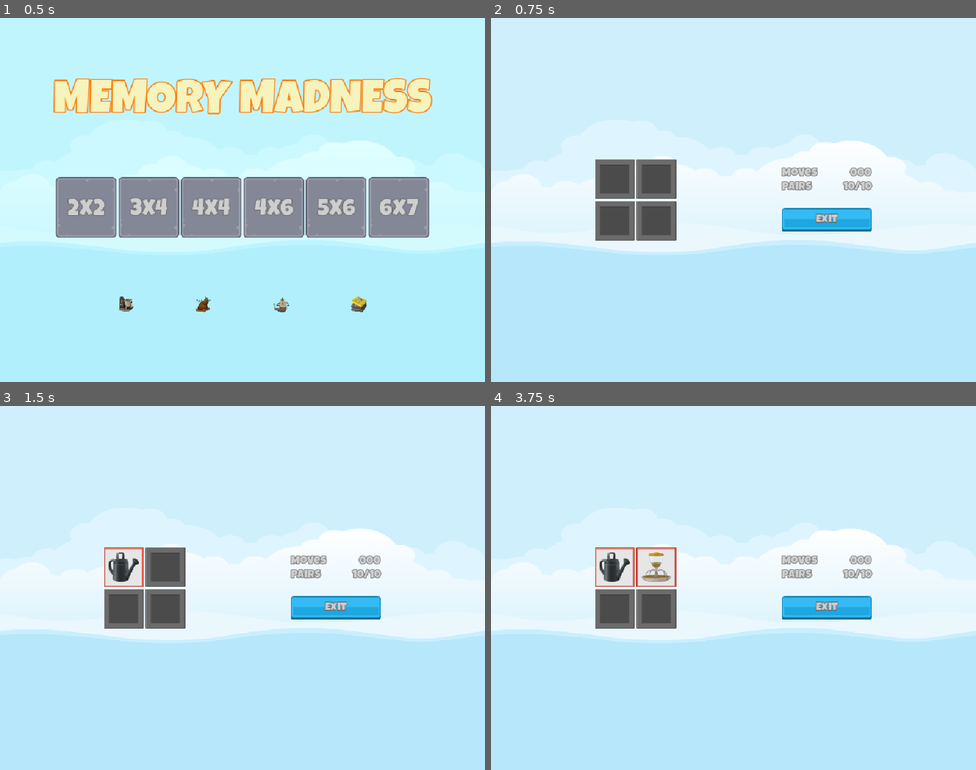
Above: before the commit, frames 1-4 (two rows, left to right).
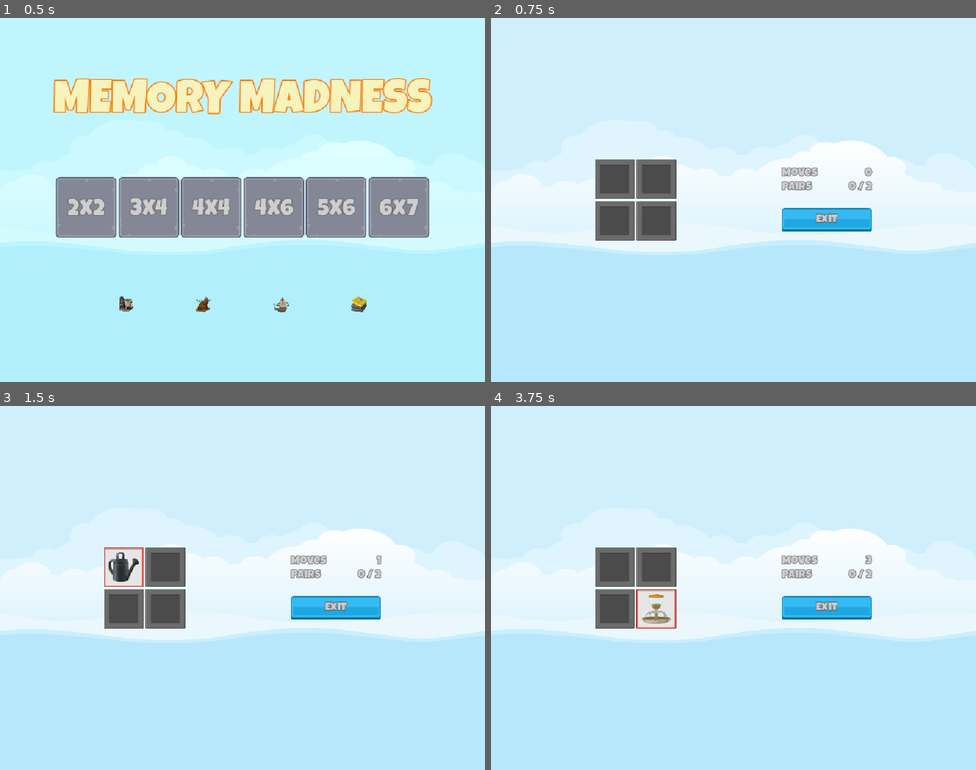
Above: after the commit, the same moments.

Repository: sjblake83/MatchingGame
Game: Godot game, scene res://Scenes/Master/Master.tscn
Same seed, same stepped clock (60 frames per second), same inputs: the game is played once before the commit and once after it.
Inputs (mouse positions are in pixels of both pictures, inside the frame that each line leads up to):
- Up to frame 1 (0.5 s): no input
- Up to frame 2 (0.75 s): click "2x2" at 0.5 s
- Up to frame 3 (1.5 s): click (121, 566) at 1.25 s
- Up to frame 4 (3.75 s): click (655, 566) at 2.02 s; click (612, 609) at 2.77 s; click (655, 609) at 3.52 s

Frame 1 is identical in both runs. In frame 2, 0.2% of the frame differs, in the area x 72-79%, y 41-48%; in frame 3, 0.2%; in frame 4, 2.8%, in the area x 21-79%, y 38-62%.

Commit message:
Enhanced scoring, game over mechanics.

Diff:
--- a/Globals/SignalHub.gd
+++ b/Globals/SignalHub.gd
@@ -4,6 +4,9 @@
 signal on_level_selected(level_setting: LevelSetting)
 signal on_game_exit_pressed
 signal on_tile_selected(tile: MemoryTile)
+signal on_moves_updated(moves: int)
+signal on_pairs_updated(pairs: int, target_pairs: int)
+signal on_game_over(moves_taken: int)
 
 func emit_on_level_selected(level_setting: LevelSetting) -> void:
 	on_level_selected.emit(level_setting)
@@ -13,3 +16,12 @@
 
 func emit_on_tile_selected(tile: MemoryTile) -> void:
 	on_tile_selected.emit(tile)
+
+func emit_on_moves_updated(moves: int) -> void:
+	on_moves_updated.emit(moves)
+
+func emit_on_pairs_updated(pairs: int, target_pairs: int) -> void:
+	on_pairs_updated.emit(pairs, target_pairs)
+
+func emit_on_game_over(moves_taken: int) -> void:
+	on_game_over.emit(moves_taken)
--- a/Scenes/Game/Game.gd
+++ b/Scenes/Game/Game.gd
@@ -3,16 +3,20 @@
 const MEMORY_TILE: PackedScene = preload("uid://gqnaf4gvi0gd")
 
 @onready var grid_container: GridContainer = $HB/GridContainer
+@onready var scorer: Scorer = $Scorer
 
 @onready var moves_label: Label = $HB/VB/HB/MovesLabel
 @onready var pairs_label: Label = $HB/VB/HB2/PairsLabel
+@onready var game_over_ui: PanelContainer = $MarginContainer/GameOverUi
 
 var lvl_tile_count: int = 0
 
 # Called when the node enters the scene tree for the first time.
 func _ready() -> void:
 	SignalHub.on_level_selected.connect(on_level_selected)
-
+	SignalHub.on_moves_updated.connect(on_moves_updated)
+	SignalHub.on_pairs_updated.connect(on_pairs_updated)
+	SignalHub.on_game_over.connect(on_game_over)
 
 func on_level_selected(level_setting: LevelSetting) -> void:
 	prepare_game_board(level_setting)
@@ -28,7 +32,20 @@
 		grid_container.add_child(new_tile)
 		new_tile.setup(image, frame_image)
 
+	scorer.clear_new_game(lvl_setting.target_pairs)
+
 func _on_exit_button_pressed() -> void:
 	for t in grid_container.get_children():
 		t.queue_free()
+		game_over_ui.hide()
 		SignalHub.emit_on_game_exit_pressed()
+
+func on_moves_updated(moves: int) -> void:
+	moves_label.text = "%d" % moves
+
+func on_pairs_updated(pairs: int, target_pairs: int) -> void:
+	pairs_label.text = "%d / %d" % [pairs, target_pairs]
+
+func on_game_over(moves_taken) -> void:
+	game_over_ui.show()
+	game_over_ui.set_moves_label(moves_taken)
--- a/Scenes/Game/Game.tscn
+++ b/Scenes/Game/Game.tscn
@@ -6,6 +6,7 @@
 [ext_resource type="Texture2D" uid="uid://djyditqrmyrxx" path="res://Assets/ui/green_button00.png" id="4_3k6gv"]
 [ext_resource type="Texture2D" uid="uid://cew7vh3x2h626" path="res://Assets/ui/yellow_button00.png" id="5_1q8bt"]
 [ext_resource type="PackedScene" uid="uid://dj6pwowvo3tp8" path="res://Scenes/Scorer/Scorer.tscn" id="6_3k6gv"]
+[ext_resource type="PackedScene" uid="uid://coivl10len51o" path="res://Scenes/GameOverUi/GameOverUi.tscn" id="7_1q8bt"]
 
 [node name="Game" type="Control" unique_id=720754765]
 layout_mode = 3
@@ -101,4 +102,19 @@
 
 [node name="Scorer" parent="." unique_id=215826921 instance=ExtResource("6_3k6gv")]
 
+[node name="MarginContainer" type="MarginContainer" parent="." unique_id=1018099545]
+layout_mode = 1
+anchors_preset = 5
+anchor_left = 0.5
+anchor_right = 0.5
+offset_left = -197.5
+offset_right = 197.5
+offset_bottom = 230.0
+grow_horizontal = 2
+theme_override_constants/margin_top = 72
+
+[node name="GameOverUi" parent="MarginContainer" unique_id=368295853 instance=ExtResource("7_1q8bt")]
+visible = false
+layout_mode = 2
+
 [connection signal="pressed" from="HB/VB/ExitButton" to="." method="_on_exit_button_pressed"]
--- /dev/null
+++ b/Scenes/GameOverUi/GameOverUi.gd
@@ -0,0 +1,6 @@
+extends PanelContainer
+
+@onready var moves_label: Label = $VBoxContainer/MovesLabel
+
+func set_moves_label(moves: int) -> void:
+	moves_label.text = "You took %d moves, well done!" % moves
--- /dev/null
+++ b/Scenes/GameOverUi/GameOverUi.tscn
@@ -0,0 +1,47 @@
+[gd_scene format=3 uid="uid://coivl10len51o"]
+
+[ext_resource type="LabelSettings" uid="uid://18qm4ookqt6d" path="res://Resources/TitleLabel.tres" id="1_8nicn"]
+[ext_resource type="Script" uid="uid://dewplyoaqhmsc" path="res://Scenes/GameOverUi/GameOverUi.gd" id="1_mdbud"]
+[ext_resource type="FontFile" uid="uid://bgwam06w1lwi7" path="res://Assets/fonts/LuckiestGuy-Regular.ttf" id="2_mdbud"]
+
+[sub_resource type="StyleBoxFlat" id="StyleBoxFlat_byt08"]
+content_margin_left = 24.0
+content_margin_top = 24.0
+content_margin_right = 24.0
+content_margin_bottom = 24.0
+bg_color = Color(0.16206557, 0.1620656, 0.16206557, 0.6)
+corner_radius_top_left = 3
+corner_radius_top_right = 3
+corner_radius_bottom_right = 3
+corner_radius_bottom_left = 3
+
+[sub_resource type="LabelSettings" id="LabelSettings_yiwjn"]
+font = ExtResource("2_mdbud")
+font_size = 32
+font_color = Color(0.9412272, 0.9015475, 0.9948159, 1)
+outline_size = 10
+outline_color = Color(0.16325468, 0.50804335, 1.92523e-07, 1)
+shadow_size = 5
+
+[node name="GameOverUi" type="PanelContainer" unique_id=368295853]
+offset_right = 40.0
+offset_bottom = 40.0
+theme_override_styles/panel = SubResource("StyleBoxFlat_byt08")
+script = ExtResource("1_mdbud")
+
+[node name="VBoxContainer" type="VBoxContainer" parent="." unique_id=909095090]
+layout_mode = 2
+
+[node name="Label" type="Label" parent="VBoxContainer" unique_id=146128774]
+layout_mode = 2
+text = "You Win"
+label_settings = ExtResource("1_8nicn")
+horizontal_alignment = 1
+vertical_alignment = 1
+
+[node name="MovesLabel" type="Label" parent="VBoxContainer" unique_id=1406759396]
+layout_mode = 2
+text = "{Moves}"
+label_settings = SubResource("LabelSettings_yiwjn")
+horizontal_alignment = 1
+vertical_alignment = 1
--- a/Scenes/MemoryTile/MemoryTile.gd
+++ b/Scenes/MemoryTile/MemoryTile.gd
@@ -11,12 +11,17 @@
 	frame_image.texture = frame
 	reveal(false)
 
+func matches_other_tile(other: MemoryTile) -> bool:
+	return other != self && other.item_image.texture == item_image.texture
+
+func kill_on_pair() -> void:
+	disabled = true
+	modulate = Color.TRANSPARENT
 
 func reveal(r: bool) -> void:
 	frame_image.visible = r
 	item_image.visible = r
 
-
 func _on_pressed() -> void:
 	if !Scorer.SelectionEnabled: return
 	reveal(true)
--- a/Scenes/Scorer/Scorer.gd
+++ b/Scenes/Scorer/Scorer.gd
@@ -6,24 +6,52 @@
 @onready var reveal_timer: Timer = $RevealTimer
 
 var _selected_tiles: Array[MemoryTile]
+var _pairs_made: int = 0
+var _target_pairs: int = 99
+var _moves_made: int = 0
 
 # Called when the node enters the scene tree for the first time.
 func _ready() -> void:
 	SignalHub.on_tile_selected.connect(on_tile_selected)
 	SignalHub.on_game_exit_pressed.connect(on_game_exit_pressed)
 
+func clear_new_game(target_pairs: int) -> void:
+	_selected_tiles.clear()
+	SelectionEnabled = true
+	_pairs_made = 0
+	_moves_made = 0
+	_target_pairs = target_pairs
+	SignalHub.emit_on_pairs_updated(_pairs_made, _target_pairs)
+	SignalHub.emit_on_moves_updated(_moves_made)
+
+func check_for_pair() -> void:
+	if _selected_tiles[0].matches_other_tile(_selected_tiles[1]):
+		_selected_tiles[0].kill_on_pair()
+		_selected_tiles[1].kill_on_pair()
+		_pairs_made += 1
+		SignalHub.emit_on_pairs_updated(_pairs_made, _target_pairs)
+		check_game_over()
+
+func check_game_over() -> void:
+	if _target_pairs != _pairs_made:
+		SelectionEnabled = true
+	else:
+		SignalHub.emit_on_game_over(_moves_made)
+
 func process_pair() -> void:
 	if _selected_tiles.size() != 2: return
 
 	SelectionEnabled = false
 	reveal_timer.start()
+	check_for_pair()
 
 func on_tile_selected(tile: MemoryTile) -> void:
 	if !SelectionEnabled || tile in _selected_tiles:
 		return
 	_selected_tiles.append(tile)
+	_moves_made += 1
+	SignalHub.emit_on_moves_updated(_moves_made)
 	process_pair()
-
 
 func _on_reveal_timer_timeout() -> void:
 	for tile in _selected_tiles:
--- a/Scenes/Scorer/Scorer.tscn
+++ b/Scenes/Scorer/Scorer.tscn
@@ -6,7 +6,6 @@
 script = ExtResource("1_pmgxc")
 
 [node name="RevealTimer" type="Timer" parent="." unique_id=1993201336]
-wait_time = 2.0
 one_shot = true
 
 [connection signal="timeout" from="RevealTimer" to="." method="_on_reveal_timer_timeout"]
Not shown, added: Scenes/GameOverUi/GameOverUi.gd.uid
